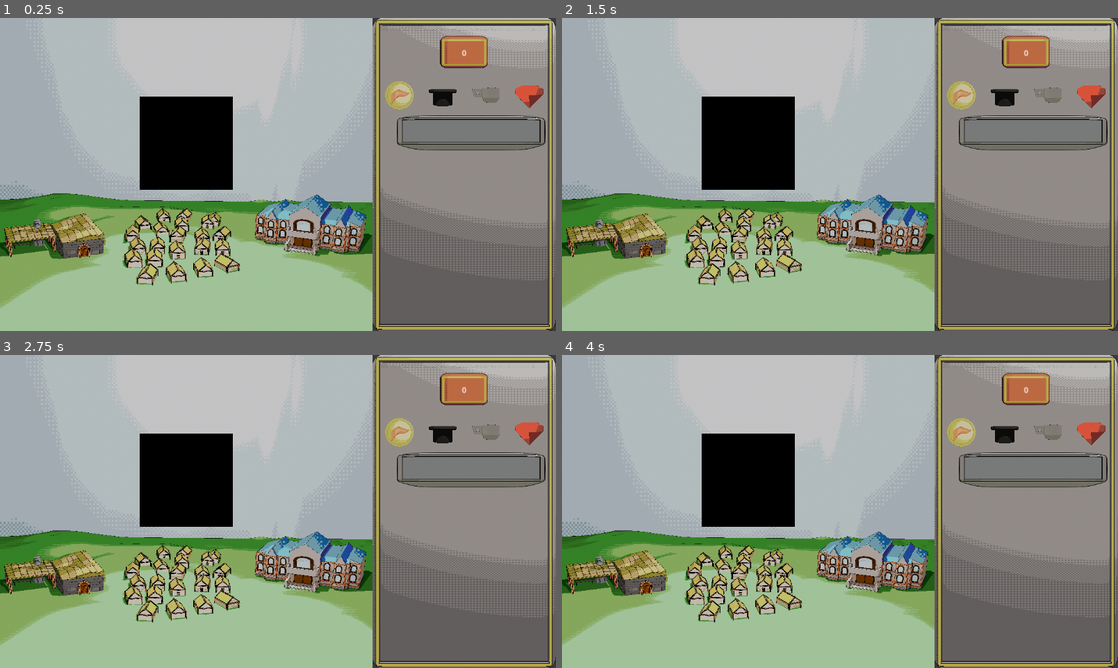
Above: before the commit, frames 1-4 (two rows, left to right).
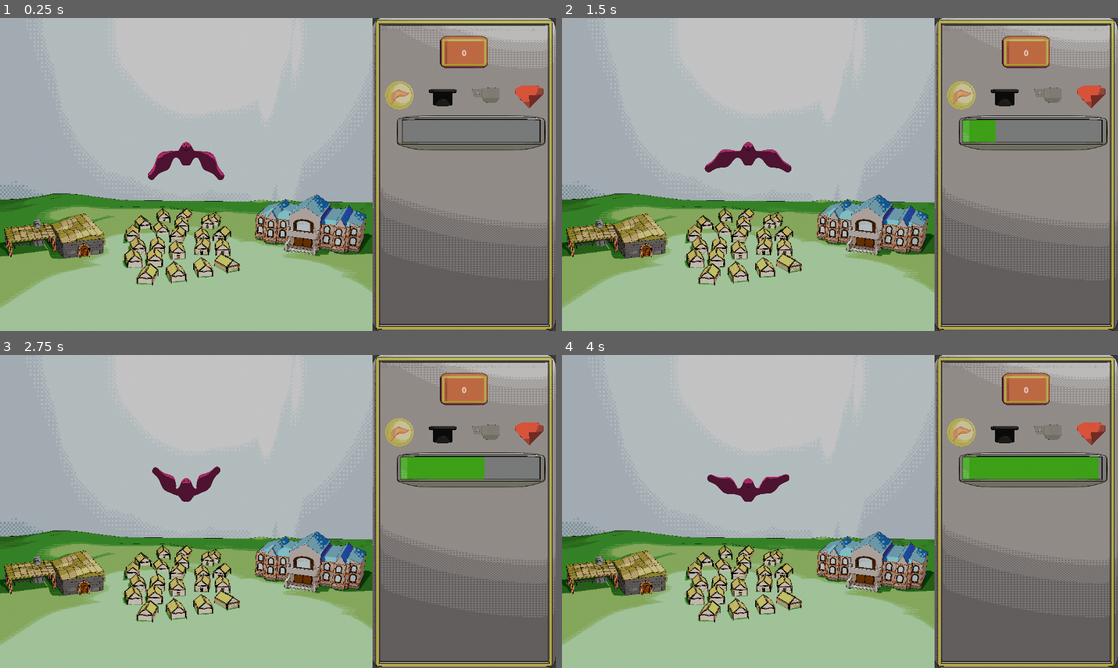
Above: after the commit, the same moments.

Repository: rubenftgd/mini-jam-dragons-151
Game: Godot game, scene res://scenes/game_scene.tscn
The game is run twice, just before and just after one commit, with the same random seed, the same clock (stepped at 60 frames per second) and the same inputs. Sound files missing from this copy of the repository are replaced by a short silence.
Inputs (mouse positions are in pixels of both pictures, inside the frame that each line leads up to):
- Up to frame 1 (0.25 s): no input
- Up to frame 2 (1.5 s): click (962, 96) at 0.5 s; click (1006, 96) at 1.25 s
- Up to frame 3 (2.75 s): click (483, 433) at 2 s
- Up to frame 4 (4 s): click (1090, 433) at 2.75 s; click (962, 433) at 3.5 s

The runs differ from the first frame. In frame 1, 5.0% of the frame differs, in the area x 25-42%, y 25-55%; in frame 2, 5.4%; in frame 3, 6.1%; in frame 4, 6.8%, in the area x 25-97%, y 25-55%.

Commit message:
Added sounds and progress bar

Diff:
--- a/Dragons-Greed/scenes/Dragon.tscn
+++ b/Dragons-Greed/scenes/Dragon.tscn
@@ -1,7 +1,7 @@
 [gd_scene load_steps=6 format=3 uid="uid://d1ywdfm3pa30"]
 
 [ext_resource type="Script" path="res://scripts/Dragon.gd" id="1_1pxmt"]
-[ext_resource type="Texture2D" uid="uid://bw8q4xhb7qpkh" path="res://Sprites/PassaroAnimationslados.png" id="2_d8om1"]
+[ext_resource type="Texture2D" uid="uid://bmxnnn6yw7rjl" path="res://Sprites/PassarosAtualizados.png" id="2_ugjso"]
 
 [sub_resource type="Animation" id="Animation_8hwlu"]
 length = 0.001
@@ -21,7 +21,7 @@
 
 [sub_resource type="Animation" id="Animation_ackeg"]
 resource_name = "walk"
-length = 0.8
+length = 0.7
 loop_mode = 1
 tracks/0/type = "value"
 tracks/0/imported = false
@@ -48,8 +48,8 @@
 [node name="Pigian" type="Sprite2D" parent="."]
 modulate = Color(1, 0.254902, 0.611765, 1)
 scale = Vector2(0.1, 0.1)
-texture = ExtResource("2_d8om1")
-hframes = 37
+texture = ExtResource("2_ugjso")
+hframes = 8
 
 [node name="AnimationPlayer" type="AnimationPlayer" parent="."]
 libraries = {
--- a/Dragons-Greed/scenes/game_scene.tscn
+++ b/Dragons-Greed/scenes/game_scene.tscn
@@ -14,6 +14,10 @@
 [ext_resource type="Texture2D" uid="uid://bji26fg1t3imm" path="res://Sprites/jobbarempty.png" id="10_pke2w"]
 [ext_resource type="Texture2D" uid="uid://bw2pamasn506u" path="res://Sprites/jobprogressbar.png" id="11_gyshx"]
 [ext_resource type="Texture2D" uid="uid://c8cdg0twmoyyj" path="res://Sprites/botao.png" id="12_g7ii2"]
+[ext_resource type="AudioStream" uid="uid://cuviawkp8t0dg" path="res://SFX/Coin 1.wav" id="13_yckl5"]
+[ext_resource type="AudioStream" uid="uid://d6k2tvukgk3e" path="res://SFX/Shine 1.wav" id="14_qras1"]
+[ext_resource type="AudioStream" uid="uid://cev4lj0wmnvj1" path="res://SFX/Coin 2.wav" id="15_vxuco"]
+[ext_resource type="AudioStream" uid="uid://dcwpwq11v04rw" path="res://SFX/Shine 2.wav" id="16_gejdf"]
 
 [node name="GameScene" type="Node2D"]
 
@@ -102,10 +106,27 @@
 texture = ExtResource("12_g7ii2")
 
 [node name="Label" type="Label" parent="Control/WideRight/TextureRectLabel"]
+layout_mode = 0
 offset_right = 40.0
 offset_bottom = 23.0
 horizontal_alignment = 1
 vertical_alignment = 1
+
+[node name="MoneySound" type="AudioStreamPlayer" parent="Control/WideRight"]
+stream = ExtResource("13_yckl5")
+volume_db = -10.0
+
+[node name="SpeedSound" type="AudioStreamPlayer" parent="Control/WideRight"]
+stream = ExtResource("14_qras1")
+volume_db = -10.0
+
+[node name="EducationSound" type="AudioStreamPlayer" parent="Control/WideRight"]
+stream = ExtResource("15_vxuco")
+volume_db = -10.0
+
+[node name="GemsSound" type="AudioStreamPlayer" parent="Control/WideRight"]
+stream = ExtResource("16_gejdf")
+volume_db = -10.0
 
 [node name="AudioStreamPlayer2D" type="AudioStreamPlayer2D" parent="."]
 stream = ExtResource("4_56c27")
--- a/Dragons-Greed/scripts/classes/Gems.gd
+++ b/Dragons-Greed/scripts/classes/Gems.gd
@@ -5,7 +5,7 @@
 var gems_to_purchase: int
 
 # Constructor
-func _init(_gems_price: Array[int] = [2000, 5000, 10000], _gems_to_purchase: int = 3):
+func _init(_gems_price: Array[int] = [2000, 5000, 10000, 25000], _gems_to_purchase: int = 4):
 	gems_price = _gems_price
 	gems_to_purchase = _gems_to_purchase
 
--- a/Dragons-Greed/scripts/classes/Speed.gd
+++ b/Dragons-Greed/scripts/classes/Speed.gd
@@ -11,7 +11,8 @@
 	total_time = _total_time
 	bonus_reduce_time = _bonus_reduce_time
 	max_bonus_allowed = _max_bonus_allowed
-	speed_price = [20,30,50,85,150,225,330,610,900,1600]
+	#speed_price = [20,30,50,85,150,225,330,610,900,1600]
+	speed_price = [20,50,100,200,500,900,1400,2000,2700,3500]
 
 func applyBonus():
 	if max_bonus_allowed > 0:
--- a/Dragons-Greed/scripts/ui/MainScreen.gd
+++ b/Dragons-Greed/scripts/ui/MainScreen.gd
@@ -10,6 +10,7 @@
 var texture_rect_right
 var dragon_node
 var dragon_constants = [ 0.5, 0.40 ,3 ] # x, y position and scaling
+
 
 func _ready():
 	window_size = get_viewport_rect().size  # Get the current window size
--- a/Dragons-Greed/scripts/ui/RightScreen.gd
+++ b/Dragons-Greed/scripts/ui/RightScreen.gd
@@ -18,6 +18,12 @@
 var speed_instance = Speed.new()
 var gems_instance = Gems.new()
 #########################################
+# Music Variables
+var money_sound
+var education_sound
+var speed_sound
+var gems_sound
+#########################################
 func _ready():
 	work_button = $TextureRect/WorkButton
 	education_button = $TextureRect/EducationButton
@@ -34,8 +40,17 @@
 	var window_size = get_viewport_rect().size
 	space_available = window_size.x * screen_percentage_available
 
+	money_sound = $MoneySound
+	education_sound = $EducationSound
+	speed_sound = $SpeedSound
+	gems_sound = $GemsSound
+
 func _process(_delta):
 	position_buttons()
+	if not $DelayTimer.is_stopped():
+		var elapsed = $DelayTimer.wait_time - $DelayTimer.time_left
+		var progress = min(elapsed / $DelayTimer.wait_time, 1.0)
+		progress_bar.value = progress * 100
 
 func position_buttons():
 	# Base values for a standard screen size
@@ -80,8 +95,6 @@
 	progress_bar.position = Vector2(50,200)
 	progress_bar.texture_progress_offset = Vector2(0,-6)
 
-	# Os valores da progressbar tem de ser 16 e 84
-	#progress_bar.value = 0
 	##############################
 	# Money Label
 	y_position = size.y * 0.055  # Example: 20% from the top of the parent container
@@ -95,6 +108,7 @@
 	work_instance.can_increase_money = true
 	print("Time has passed. You can work again!"); print("")
 	work_instance.work_money += education_instance.education_bonus  # Increase work_money by the bonus amount
+	drop_item_on_dragon(1)
 
 func _on_work_button_pressed():
 	if work_instance.can_increase_money:
@@ -108,6 +122,7 @@
 		print("Education Button")
 		work_instance.work_money -= education_instance.getEducationPrice()
 		education_instance.applyBonus()
+		drop_item_on_dragon(2)
 		print("New Value for Work money: ", education_instance.education_bonus); print("")
 
 func _on_speed_button_mouse_entered():
@@ -115,9 +130,26 @@
 		print("Speed Button")
 		work_instance.work_money -= speed_instance.getSpeedPrice()
 		speed_instance.applyBonus()
+		drop_item_on_dragon(3)
 
 func _on_gems_button_mouse_entered():
 	if work_instance.can_increase_money and (work_instance.work_money >= gems_instance.getGemsPrice()) and (gems_instance.getGemsPrice() != 0):
 		print("Gems Button")
 		work_instance.work_money -= gems_instance.getGemsPrice()
 		gems_instance.purchaseGem()
+		drop_item_on_dragon(4)
+
+func drop_item_on_dragon(number : int):
+	if number == 1:
+		money_sound.play()
+	elif number == 2:
+		education_sound.play()
+	elif number == 3:
+		speed_sound.play()
+	elif number == 4:
+		gems_button.play()
+	else:
+		print("Error in the sound effects!")
+		return 0
+
+var elapsed_time := 0.0  # Tracks the elapsed time
Binary file added: Dragons-Greed/Sprites/PassarosAtualizados.png
Not shown, added: Dragons-Greed/Sprites/PassarosAtualizados.png.import
Not shown: 1 places in Dragons-Greed/scenes/game_scene.tscn that only renumber resources
